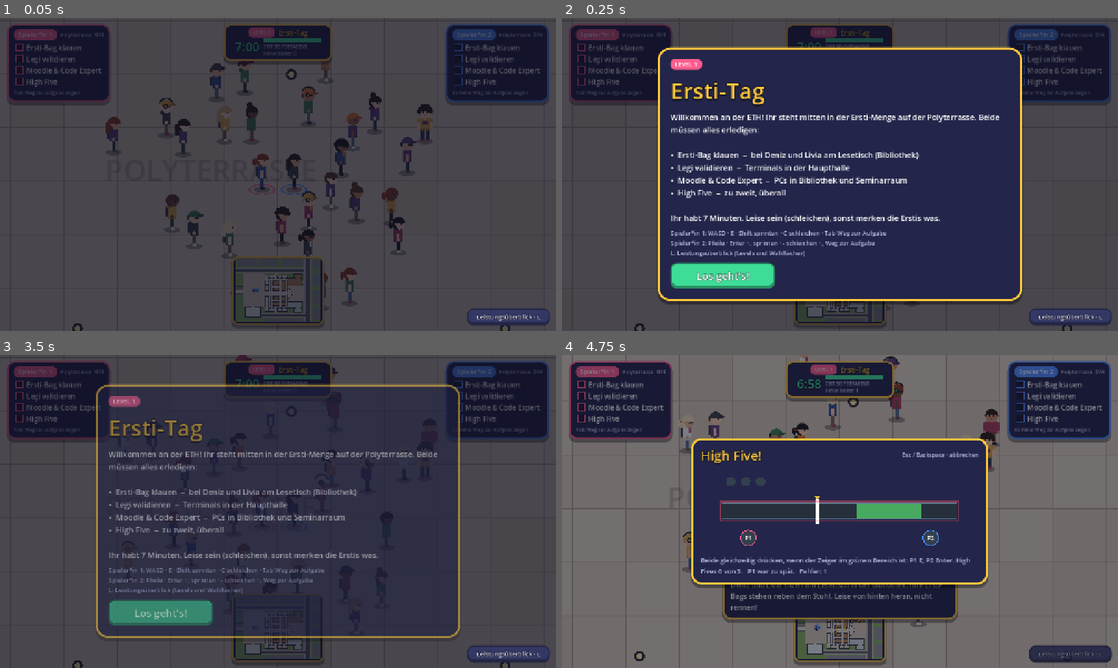
Above: before the commit, frames 1-4 (two rows, left to right).
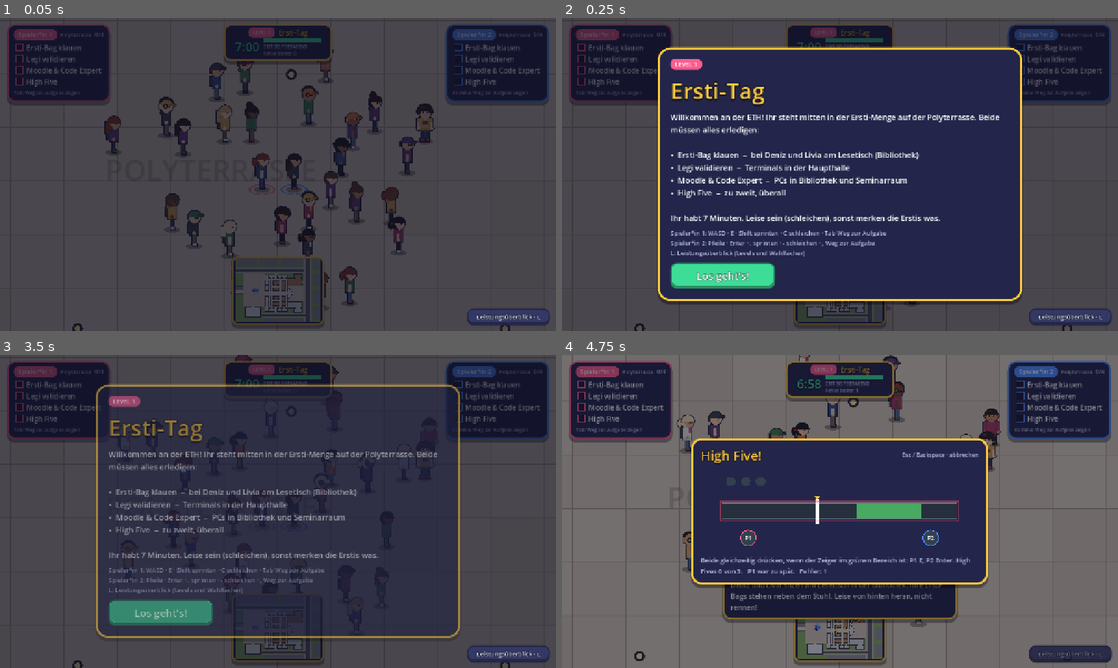
Above: after the commit, the same moments.

Repository: fzehnder/viscon-game
Game: Godot game, scene res://main.tscn
Two runs of this game, one before a commit and one after it. Both use one fixed random seed, a clock stepped at 60 frames per second and the inputs below. This scene is started directly instead of the project's main scene.
Inputs (mouse positions are in pixels of both pictures, inside the frame that each line leads up to):
- Up to frame 1 (0.05 s): no input
- Up to frame 2 (0.25 s): no input
- Up to frame 3 (3.5 s): click "Los geht's!" at 0.5 s; click "Leistungsüberblick · L" at 1.25 s; click "Level 1 starten" at 2 s; tap Enter (start) at 2.75 s; move the mouse to (400, 495) at 2.77 s; hold D from 2.78 s (still down); tap Q (ability) at 2.85 s; click (400, 495) at 2.92 s; tap Space at 3.02 s
- Up to frame 4 (4.75 s): move the mouse to (728, 527) at 3.52 s; release D at 3.53 s; hold S 3.53-4.28 s; tap E (interact) at 3.6 s; tap Space at 3.77 s; move the mouse to (895, 442) at 4.27 s; hold D from 4.28 s (still down); tap Enter (start) at 4.35 s

The runs differ from the first frame. In frame 1, 1.3% of the frame differs, in the area x 18-79%, y 10-92%; in frame 2, less than 0.1%; in frame 3, less than 0.1%; in frame 4, 0.4%.

Commit message:
Figures: a dark line around them, soles, shading, round eyes that blink
The figures were flat coloured boxes that ran into each other and into
the ground. Every figure is now drawn twice: first all parts in a dark
colour and a little bigger, then the colours on top, which leaves a line
around the whole figure. Added: soles, a darker side of the body, the
edge where the arms lie, shade under the chin, cheeks, round eyes with a
glint that blink, a streak of light in the hair.

All calls and all measures stay as they were (head at y = -35, eye box,
mouth), because level 4 and others draw on top of the figure. Every part
goes through a helper that knows the two passes; see CLAUDE.md.

Co-Authored-By: Claude Opus 5.5 <noreply@anthropic.com>

Diff:
--- a/godot/scripts/character_art.gd
+++ b/godot/scripts/character_art.gd
@@ -32,30 +32,120 @@
 	return Color(String(v))
 
 
+# ------------------------------------------------------------------ drawing helpers
+# A figure is drawn twice: first every part in OUTLINE and a little bigger (_ink), then the
+# colours on top. What sticks out is a dark line around the whole figure. Parts that are see
+# through (shadows, glows) are left out of the first pass.
+const OUTLINE := Color("1b1c30")
+const GROW := 0.9                  # how far the line reaches out of the figure, in figure units
+static var _ink := false
+
+
 static func _ell(ci: CanvasItem, c: Vector2, rx: float, ry: float, color: Color) -> void:
+	if _ink and color.a < 0.9:
+		return
+	var g := GROW if _ink else 0.0
 	var pts := PackedVector2Array()
 	for i in 20:
 		var a := TAU * i / 20.0
-		pts.append(c + Vector2(cos(a) * rx, sin(a) * ry))
-	ci.draw_colored_polygon(pts, color)
+		pts.append(c + Vector2(cos(a) * (rx + g), sin(a) * (ry + g)))
+	ci.draw_colored_polygon(pts, OUTLINE if _ink else color)
 
 
 static func _cap(ci: CanvasItem, c: Vector2, r: float, a0: float, a1: float, color: Color) -> void:
 	# filled circle segment between two angles (degrees, 270 = straight up)
+	if _ink and color.a < 0.9:
+		return
 	var pts := PackedVector2Array()
 	var n := 18
 	for i in n + 1:
 		var a := deg_to_rad(lerpf(a0, a1, float(i) / n))
-		pts.append(c + Vector2(cos(a), sin(a)) * r)
+		pts.append(c + Vector2(cos(a), sin(a)) * (r + (GROW if _ink else 0.0)))
+	ci.draw_colored_polygon(pts, OUTLINE if _ink else color)
+
+
+static func _rect(ci: CanvasItem, x: float, y: float, w: float, h: float, color: Color) -> void:
+	if _ink:
+		if color.a >= 0.9:
+			ci.draw_rect(Rect2(x - GROW, y - GROW, w + GROW * 2.0, h + GROW * 2.0), OUTLINE)
+		return
+	ci.draw_rect(Rect2(x, y, w, h), color)
+
+
+static func _circ(ci: CanvasItem, c: Vector2, r: float, color: Color) -> void:
+	if _ink:
+		if color.a >= 0.9:
+			ci.draw_circle(c, r + GROW, OUTLINE)
+		return
+	ci.draw_circle(c, r, color)
+
+
+static func _line(ci: CanvasItem, a: Vector2, b: Vector2, color: Color, width: float = 1.0) -> void:
+	if _ink:
+		if color.a >= 0.9:
+			ci.draw_line(a, b, OUTLINE, width + GROW * 2.0)
+		return
+	ci.draw_line(a, b, color, width)
+
+
+static func _arc(ci: CanvasItem, c: Vector2, r: float, a0: float, a1: float, n: int, color: Color, width: float = 1.0) -> void:
+	if _ink:
+		if color.a >= 0.9:
+			ci.draw_arc(c, r, a0, a1, n, OUTLINE, width + GROW * 2.0)
+		return
+	ci.draw_arc(c, r, a0, a1, n, color, width)
+
+
+static func _poly(ci: CanvasItem, pts: PackedVector2Array, color: Color) -> void:
+	if _ink:
+		if color.a >= 0.9:
+			ci.draw_colored_polygon(pts, OUTLINE)
+			ci.draw_polyline(pts + PackedVector2Array([pts[0]]), OUTLINE, GROW * 2.0)
+		return
 	ci.draw_colored_polygon(pts, color)
 
 
-static func _rect(ci: CanvasItem, x: float, y: float, w: float, h: float, color: Color) -> void:
-	ci.draw_rect(Rect2(x, y, w, h), color)
+## A frame without filling (glasses). Always inside the figure, so it needs no line around it.
+static func _frame(ci: CanvasItem, r: Rect2, color: Color, _filled: bool, width: float) -> void:
+	if not _ink:
+		ci.draw_rect(r, color, false, width)
+
+
+## A still picture (Legi, portrait: phase 0, not moving) keeps its eyes open; everybody else
+## blinks now and then, each at their own moment.
+static func _blinking(look: Dictionary, phase: float, moving: bool) -> bool:
+	if phase == 0.0 and not moving:
+		return false
+	var off := float(hash(look.get("hair", "")) % 997) * 0.011 + float(hash(look.get("top", "")) % 991) * 0.007
+	return fposmod(Time.get_ticks_msec() / 1000.0 + off, 3.9) < 0.13
+
+
+## One eye in the box (x .. x + 1.7, hy - 0.8 .. hy + 1.6) that everything else counts on
+## (level 4 draws its own eyes over it): dark, with a glint, or a line while blinking.
+static func _eye(ci: CanvasItem, x: float, hy: float, shut: bool) -> void:
+	if _ink:
+		return
+	if shut:
+		ci.draw_rect(Rect2(x - 0.1, hy + 0.5, 1.9, 0.6), Color("1f1a17"))
+		return
+	var c := Vector2(x + 0.85, hy + 0.4)
+	ci.draw_circle(c, 1.05, Color("1f1a17"))                        # round, and still inside the box
+	ci.draw_circle(c + Vector2(-0.35, -0.4), 0.4, Color(1, 1, 1, 0.92))
 
 
 static func draw_character(ci: CanvasItem, look: Dictionary, facing: int, phase: float, moving: bool, origin: Vector2 = Vector2.ZERO, sc: float = 1.0) -> void:
 	ci.draw_set_transform(origin, 0.0, Vector2(sc, sc))
+	_ell(ci, Vector2(0, 0), 10.0, 3.6, Color(0, 0, 0, 0.32))   # shadow on the ground
+	var shut := _blinking(look, phase, moving)
+	_ink = true
+	_body(ci, look, facing, phase, moving, shut)
+	_ink = false
+	_body(ci, look, facing, phase, moving, shut)
+	ci.draw_set_transform(Vector2.ZERO, 0.0, Vector2.ONE)
+
+
+## Everything of the figure, in the pass that is set (_ink). Origin between the feet.
+static func _body(ci: CanvasItem, look: Dictionary, facing: int, phase: float, moving: bool, shut: bool) -> void:
 	var skin := col(look, "skin", "f1c9a5")
 	var hair := col(look, "hair", "3b2a1e")
 	var top := col(look, "top", "2f4f8f")
@@ -72,9 +162,6 @@
 	var hy := -35.0 - b                                    # head centre y
 	var dark := Color(0, 0, 0, 0.18)
 
-	# shadow
-	_ell(ci, Vector2(0, 0), 10.0, 3.6, Color(0, 0, 0, 0.32))
-
 	if facing == FRONT or facing == BACK:
 		var front := facing == FRONT
 		# long hair / ponytail behind the body when seen from the front
@@ -88,6 +175,10 @@
 		_rect(ci, 1.0, -14 - b, 4.2, 12.5 + b - lr, pants)
 		_rect(ci, -5.7, -3 - ll, 5.0, 3.0, shoes)
 		_rect(ci, 0.7, -3 - lr, 5.0, 3.0, shoes)
+		if not _ink:
+			_rect(ci, -5.7, -0.9 - ll, 5.0, 0.9, shoes.darkened(0.4))          # soles
+			_rect(ci, 0.7, -0.9 - lr, 5.0, 0.9, shoes.darkened(0.4))
+			_rect(ci, -1.0, -14 - b, 1.0, 11.0, pants.darkened(0.16))          # between the legs
 		# coat skirt
 		if style == "labcoat":
 			_rect(ci, -7.6, -15 - b, 15.2, 8.5, top)
@@ -98,9 +189,11 @@
 			_ell(ci, Vector2(0, -28.5 - b), 7.5, 3.0, top.darkened(0.2))
 		# torso
 		_rect(ci, -7.0, -28 - b, 14.0, 15.0, top)
-		ci.draw_circle(Vector2(-5.5, -25.5 - b), 3.0, top)
-		ci.draw_circle(Vector2(5.5, -25.5 - b), 3.0, top)
+		_circ(ci, Vector2(-5.5, -25.5 - b), 3.0, top)
+		_circ(ci, Vector2(5.5, -25.5 - b), 3.0, top)
 		_rect(ci, -7.0, -16 - b, 14.0, 3.0, top.darkened(0.12))
+		if not _ink:
+			_rect(ci, 3.8, -27.5 - b, 3.2, 11.5, top.darkened(0.07))           # the side away from the light
 		if front:
 			match style:
 				"overall":
@@ -111,20 +204,20 @@
 					_rect(ci, -2.0, -22 - b, 4.0, 3.0, top.darkened(0.15))
 				"hoodie":
 					_rect(ci, -4.5, -20 - b, 9.0, 4.0, top.darkened(0.15))
-					ci.draw_line(Vector2(-1.5, -28 - b), Vector2(-1.5, -23 - b), accent, 0.9)
-					ci.draw_line(Vector2(1.5, -28 - b), Vector2(1.5, -23 - b), accent, 0.9)
+					_line(ci, Vector2(-1.5, -28 - b), Vector2(-1.5, -23 - b), accent, 0.9)
+					_line(ci, Vector2(1.5, -28 - b), Vector2(1.5, -23 - b), accent, 0.9)
 				"labcoat":
-					ci.draw_colored_polygon(PackedVector2Array([Vector2(-3, -28 - b), Vector2(3, -28 - b), Vector2(0, -22 - b)]), accent)
+					_poly(ci, PackedVector2Array([Vector2(-3, -28 - b), Vector2(3, -28 - b), Vector2(0, -22 - b)]), accent)
 					_rect(ci, -0.5, -22 - b, 1.0, 9.0, top.darkened(0.2))
 					_rect(ci, 3.0, -21 - b, 3.0, 2.0, top.darkened(0.12))
 				"jacket":
 					_rect(ci, -2.0, -28 - b, 4.0, 13.0, accent)
-					ci.draw_colored_polygon(PackedVector2Array([Vector2(-2, -28 - b), Vector2(-4.5, -28 - b), Vector2(-1, -21 - b)]), top.darkened(0.2))
-					ci.draw_colored_polygon(PackedVector2Array([Vector2(2, -28 - b), Vector2(4.5, -28 - b), Vector2(1, -21 - b)]), top.darkened(0.2))
+					_poly(ci, PackedVector2Array([Vector2(-2, -28 - b), Vector2(-4.5, -28 - b), Vector2(-1, -21 - b)]), top.darkened(0.2))
+					_poly(ci, PackedVector2Array([Vector2(2, -28 - b), Vector2(4.5, -28 - b), Vector2(1, -21 - b)]), top.darkened(0.2))
 				"sweater":
 					_rect(ci, -3.0, -28 - b, 6.0, 1.5, accent)
 				_:
-					ci.draw_circle(Vector2(0, -27.5 - b), 2.2, skin.darkened(0.05))
+					_circ(ci, Vector2(0, -27.5 - b), 2.2, skin.darkened(0.05))
 					_rect(ci, -3.5, -24 - b, 7.0, 4.0, accent)
 		else:
 			if style == "hoodie":
@@ -134,8 +227,8 @@
 			_rect(ci, -6.5, -15 - b, 3.0, 3.5, Color("8a6340"))
 			_rect(ci, 3.5, -15 - b, 3.0, 3.5, Color("8a6340"))
 		if "lanyard" in acc and front:
-			ci.draw_line(Vector2(-2.5, -28 - b), Vector2(0, -21 - b), accent, 0.8)
-			ci.draw_line(Vector2(2.5, -28 - b), Vector2(0, -21 - b), accent, 0.8)
+			_line(ci, Vector2(-2.5, -28 - b), Vector2(0, -21 - b), accent, 0.8)
+			_line(ci, Vector2(2.5, -28 - b), Vector2(0, -21 - b), accent, 0.8)
 			_rect(ci, -1.8, -21 - b, 3.6, 4.5, Color("f3efe2"))
 		if "backpack" in acc:
 			if front:
@@ -148,14 +241,14 @@
 			# green drawstring bag from the Ersti-Tag, worn on the back
 			var cord := Color("f3efe2")
 			if front:
-				ci.draw_line(Vector2(-4.5, -28 - b), Vector2(-6.8, -17 - b), cord, 1.1)
-				ci.draw_line(Vector2(4.5, -28 - b), Vector2(6.8, -17 - b), cord, 1.1)
+				_line(ci, Vector2(-4.5, -28 - b), Vector2(-6.8, -17 - b), cord, 1.1)
+				_line(ci, Vector2(4.5, -28 - b), Vector2(6.8, -17 - b), cord, 1.1)
 			else:
 				var bag := Color("2f9e5b")
 				_rect(ci, -7.0, -30 - b, 14.0, 13.5, bag)
 				_ell(ci, Vector2(0, -16.5 - b), 7.0, 2.4, bag)
 				_rect(ci, -7.0, -30 - b, 14.0, 1.6, bag.darkened(0.25))
-				ci.draw_line(Vector2(-7.0, -29.2 - b), Vector2(7.0, -29.2 - b), cord, 1.1)
+				_line(ci, Vector2(-7.0, -29.2 - b), Vector2(7.0, -29.2 - b), cord, 1.1)
 				_rect(ci, -2.6, -25.5 - b, 5.2, 4.2, cord)
 				_rect(ci, -1.6, -24.6 - b, 3.2, 1.0, bag)
 		# arms
@@ -166,14 +259,17 @@
 		if style == "tshirt":
 			_rect(ci, -9.8, -27 - b - al, 3.6, 4.0, top)
 			_rect(ci, 6.2, -27 - b + al, 3.6, 4.0, top)
-		ci.draw_circle(Vector2(-8.0, -15.5 - b - al), 2.1, skin)
-		ci.draw_circle(Vector2(8.0, -15.5 - b + al), 2.1, skin)
+		_circ(ci, Vector2(-8.0, -15.5 - b - al), 2.1, skin)
+		_circ(ci, Vector2(8.0, -15.5 - b + al), 2.1, skin)
+		if not _ink:
+			_rect(ci, -6.5, -26 - b - al, 0.6, 9.0, sleeve.darkened(0.2))      # where the arms lie on the body
+			_rect(ci, 5.9, -26 - b + al, 0.6, 9.0, sleeve.darkened(0.2))
 		if "laptop" in acc and front:
 			_rect(ci, 6.5, -24 - b + al, 6.5, 9.0, Color("8a939b"))
 			_rect(ci, 7.2, -23.3 - b + al, 5.1, 7.6, Color("b9c3c9"))
 		if "flashlight" in acc:
 			_rect(ci, 7.0, -17 - b + al, 2.0, 5.0, Color("2b2f35"))
-			ci.draw_circle(Vector2(8.0, -11.8 - b + al), 1.4, Color(1, 0.95, 0.7))
+			_circ(ci, Vector2(8.0, -11.8 - b + al), 1.4, Color(1, 0.95, 0.7))
 		if "loot" in acc:
 			# a stolen backpack, carried by its handle
 			var lc := col(look, "loot_col", "b5523a")
@@ -189,32 +285,36 @@
 				_rect(ci, 7.5, -19.5 - b, 3.0, 2.2, Color("c98a4b"))
 		# head
 		_rect(ci, -2.0, -30 - b, 4.0, 3.0, skin.darkened(0.08))
-		ci.draw_circle(Vector2(0, hy), 7.5, skin)
+		_circ(ci, Vector2(0, hy), 7.5, skin)
 		if front:
-			ci.draw_circle(Vector2(-7.4, hy + 0.5), 1.5, skin.darkened(0.06))
-			ci.draw_circle(Vector2(7.4, hy + 0.5), 1.5, skin.darkened(0.06))
+			_circ(ci, Vector2(-7.4, hy + 0.5), 1.5, skin.darkened(0.06))
+			_circ(ci, Vector2(7.4, hy + 0.5), 1.5, skin.darkened(0.06))
+			if not _ink:
+				_cap(ci, Vector2(0, hy), 7.5, 28, 152, skin.darkened(0.06))                       # shade under the chin
+				_circ(ci, Vector2(-4.9, hy + 2.7), 1.5, skin.lerp(Color("e2705c"), 0.26))    # cheeks
+				_circ(ci, Vector2(4.9, hy + 2.7), 1.5, skin.lerp(Color("e2705c"), 0.26))
 			if "beard" in acc:
 				_cap(ci, Vector2(0, hy), 7.6, 10, 170, hair)
 				_rect(ci, -2.2, hy + 3.0, 4.4, 1.2, skin.darkened(0.25))
-			_rect(ci, -3.3, hy - 0.8, 1.7, 2.4, Color("1f1a17"))
-			_rect(ci, 1.6, hy - 0.8, 1.7, 2.4, Color("1f1a17"))
+			_eye(ci, -3.3, hy, shut)
+			_eye(ci, 1.6, hy, shut)
 			if not "beard" in acc:
 				_rect(ci, -1.2, hy + 3.4, 2.4, 0.9, skin.darkened(0.3))
 			if "glasses" in acc:
 				var gc := Color("22262b")
-				ci.draw_rect(Rect2(-4.6, hy - 1.9, 4.0, 3.6), gc, false, 0.8)
-				ci.draw_rect(Rect2(0.6, hy - 1.9, 4.0, 3.6), gc, false, 0.8)
-				ci.draw_line(Vector2(-0.6, hy - 0.5), Vector2(0.6, hy - 0.5), gc, 0.8)
+				_frame(ci, Rect2(-4.6, hy - 1.9, 4.0, 3.6), gc, false, 0.8)
+				_frame(ci, Rect2(0.6, hy - 1.9, 4.0, 3.6), gc, false, 0.8)
+				_line(ci, Vector2(-0.6, hy - 0.5), Vector2(0.6, hy - 0.5), gc, 0.8)
 		# hair
 		_draw_hair_fb(ci, hstyle, hair, accent, hy, front)
 		# head accessories
 		if "goggles" in acc:
 			_rect(ci, -7.8, hy - 5.5, 15.6, 2.2, Color("2b2f35"))
 			if front:
-				ci.draw_circle(Vector2(-3.0, hy - 4.5), 2.5, Color("7fc8e8"))
-				ci.draw_circle(Vector2(3.0, hy - 4.5), 2.5, Color("7fc8e8"))
+				_circ(ci, Vector2(-3.0, hy - 4.5), 2.5, Color("7fc8e8"))
+				_circ(ci, Vector2(3.0, hy - 4.5), 2.5, Color("7fc8e8"))
 		if "headphones" in acc:
-			ci.draw_arc(Vector2(0, hy - 1), 8.6, deg_to_rad(195), deg_to_rad(345), 14, Color("22262b"), 1.8)
+			_arc(ci, Vector2(0, hy - 1), 8.6, deg_to_rad(195), deg_to_rad(345), 14, Color("22262b"), 1.8)
 			_rect(ci, -9.6, hy - 2.5, 3.0, 5.0, Color("22262b"))
 			_rect(ci, 6.6, hy - 2.5, 3.0, 5.0, Color("22262b"))
 			_rect(ci, -9.0, hy - 1.5, 1.6, 3.0, accent)
@@ -232,6 +332,8 @@
 			_rect(ci, -5.5, -15 - b, 11.0, 8.5, top)
 		_rect(ci, -2.0 + d, -14 - b, 4.2, 12.5 + b, pants)
 		_rect(ci, -2.0 + d + (0.5 if k > 0 else -2.5), -3, 4.8, 3.0, shoes)
+		if not _ink:
+			_rect(ci, -2.0 + d + (0.5 if k > 0 else -2.5), -0.9, 4.8, 0.9, shoes.darkened(0.4))
 		if style == "labcoat":
 			_rect(ci, -5.5, -15 - b, 11.0, 8.5, top)
 		# backpack
@@ -258,12 +360,12 @@
 		_rect(ci, -1.8 + d * 0.8, -27 - b, 3.6, 11.0, sleeve)
 		if style == "tshirt":
 			_rect(ci, -1.8 + d * 0.8, -27 - b, 3.6, 4.0, top)
-		ci.draw_circle(Vector2(d * 0.8, -15.5 - b), 2.1, skin)
+		_circ(ci, Vector2(d * 0.8, -15.5 - b), 2.1, skin)
 		if "laptop" in acc:
 			_rect(ci, -1.5 + d * 0.8 + k * 1.0, -24 - b, 3.0, 9.5, Color("8a939b"))
 		if "flashlight" in acc:
 			_rect(ci, d * 0.8 + (0.0 if k > 0 else -5.0), -16.5 - b, 5.0, 2.0, Color("2b2f35"))
-			ci.draw_circle(Vector2(d * 0.8 + k * 5.5, -15.5 - b), 1.4, Color(1, 0.95, 0.7))
+			_circ(ci, Vector2(d * 0.8 + k * 5.5, -15.5 - b), 1.4, Color(1, 0.95, 0.7))
 		if "loot" in acc:
 			var lc2 := col(look, "loot_col", "b5523a")
 			_rect(ci, d * 0.8 - 3.8, -15.0 - b, 7.5, 9.5, lc2)
@@ -273,23 +375,24 @@
 			_tray(ci, Vector2(k * 8.5, -18.5 - b), 11.0)
 		# head
 		_rect(ci, -2.0, -30 - b, 4.0, 3.0, skin.darkened(0.08))
-		ci.draw_circle(Vector2(k * 0.6, hy), 7.3, skin)
-		ci.draw_circle(Vector2(k * 6.8, hy + 1.0), 1.3, skin)
+		_circ(ci, Vector2(k * 0.6, hy), 7.3, skin)
+		_circ(ci, Vector2(k * 6.8, hy + 1.0), 1.3, skin)
 		if "beard" in acc:
 			_cap(ci, Vector2(k * 0.6, hy), 7.4, 20 if k > 0 else 70, 110 if k > 0 else 160, hair)
-		_rect(ci, k * 3.6 - 0.8, hy - 0.8, 1.7, 2.4, Color("1f1a17"))
+		_eye(ci, k * 3.6 - 0.8, hy, shut)
+		if not _ink:
+			_circ(ci, Vector2(k * 2.2, hy + 2.8), 1.4, skin.lerp(Color("e2705c"), 0.26))
 		if "glasses" in acc:
-			ci.draw_rect(Rect2(k * 3.6 - 2.2, hy - 1.9, 4.4, 3.6), Color("22262b"), false, 0.8)
-			ci.draw_line(Vector2(k * 1.4, hy - 0.5), Vector2(-k * 1.5, hy - 1.0), Color("22262b"), 0.8)
+			_frame(ci, Rect2(k * 3.6 - 2.2, hy - 1.9, 4.4, 3.6), Color("22262b"), false, 0.8)
+			_line(ci, Vector2(k * 1.4, hy - 0.5), Vector2(-k * 1.5, hy - 1.0), Color("22262b"), 0.8)
 		_draw_hair_side(ci, hstyle, hair, accent, hy, k)
 		if "goggles" in acc:
 			_rect(ci, -7.0, hy - 5.5, 14.0, 2.2, Color("2b2f35"))
-			ci.draw_circle(Vector2(k * 4.5, hy - 4.5), 2.4, Color("7fc8e8"))
+			_circ(ci, Vector2(k * 4.5, hy - 4.5), 2.4, Color("7fc8e8"))
 		if "headphones" in acc:
-			ci.draw_arc(Vector2(0, hy - 1), 8.4, deg_to_rad(200), deg_to_rad(340), 14, Color("22262b"), 1.8)
-			ci.draw_circle(Vector2(-k * 0.8, hy), 3.0, Color("22262b"))
-			ci.draw_circle(Vector2(-k * 0.8, hy), 1.6, accent)
-	ci.draw_set_transform(Vector2.ZERO, 0.0, Vector2.ONE)
+			_arc(ci, Vector2(0, hy - 1), 8.4, deg_to_rad(200), deg_to_rad(340), 14, Color("22262b"), 1.8)
+			_circ(ci, Vector2(-k * 0.8, hy), 3.0, Color("22262b"))
+			_circ(ci, Vector2(-k * 0.8, hy), 1.6, accent)
 
 
 ## Mensa tray with a plate and a glass, centred on `c` (also used for trays standing on tables).
@@ -308,20 +411,20 @@
 			"glatze":
 				_cap(ci, c, 7.6, 20, 160, hair)
 			"cap":
-				ci.draw_circle(c, 7.8, hair)
+				_circ(ci, c, 7.8, hair)
 				_cap(ci, c, 8.2, 180, 360, accent)
 			_:
-				ci.draw_circle(c, 7.9, hair)
+				_circ(ci, c, 7.9, hair)
 		match hstyle:
 			"zopf":
 				_ell(ci, Vector2(0, hy + 7.5), 2.6, 4.5, hair)
 				_rect(ci, -1.5, hy + 3.0, 3.0, 2.0, Color("c0392b"))
 			"dutt":
-				ci.draw_circle(Vector2(0, hy - 8.5), 3.6, hair)
+				_circ(ci, Vector2(0, hy - 8.5), 3.6, hair)
 			"locken":
 				for i in 7:
 					var a := deg_to_rad(180 + i * 30)
-					ci.draw_circle(c + Vector2(cos(a), sin(a)) * 7.2, 2.8, hair)
+					_circ(ci, c + Vector2(cos(a), sin(a)) * 7.2, 2.8, hair)
 		return
 	match hstyle:
 		"kurz":
@@ -337,12 +440,12 @@
 			_ell(ci, Vector2(-8.2, hy + 3.0), 1.8, 3.6, hair)
 		"dutt":
 			_cap(ci, c, 7.9, 185, 355, hair)
-			ci.draw_circle(Vector2(0, hy - 8.5), 3.6, hair)
+			_circ(ci, Vector2(0, hy - 8.5), 3.6, hair)
 		"locken":
 			_cap(ci, c, 7.6, 185, 355, hair)
 			for i in 7:
 				var a := deg_to_rad(185 + i * 28)
-				ci.draw_circle(c + Vector2(cos(a), sin(a)) * 7.0, 2.8, hair)
+				_circ(ci, c + Vector2(cos(a), sin(a)) * 7.0, 2.8, hair)
 		"cap":
 			_cap(ci, c, 8.3, 180, 360, accent)
 			_ell(ci, Vector2(0, hy - 2.2), 7.5, 2.0, accent.darkened(0.25))
@@ -351,7 +454,9 @@
 		"glatze":
 			_rect(ci, -7.6, hy - 1.0, 1.6, 3.0, hair)
 			_rect(ci, 6.0, hy - 1.0, 1.6, 3.0, hair)
-			ci.draw_circle(Vector2(-2.5, hy - 4.5), 1.5, Color(1, 1, 1, 0.25))
+			_circ(ci, Vector2(-2.5, hy - 4.5), 1.5, Color(1, 1, 1, 0.25))
+	if not _ink and hstyle != "glatze" and hstyle != "cap":
+		_ell(ci, Vector2(-3.0, hy - 5.7), 2.6, 0.9, hair.lightened(0.18))     # a streak of light
 
 
 static func _draw_hair_side(ci: CanvasItem, hstyle: String, hair: Color, accent: Color, hy: float, k: float) -> void:
@@ -378,8 +483,8 @@
 			_ell(ci, Vector2(-k * 9.0, hy + 2.0), 2.4, 4.6, hair)
 			_rect(ci, -k * 7.8 - 1.0, hy - 1.0, 2.0, 2.0, Color("c0392b"))
 		"dutt":
-			ci.draw_circle(Vector2(-k * 2.0, hy - 8.5), 3.6, hair)
+			_circ(ci, Vector2(-k * 2.0, hy - 8.5), 3.6, hair)
 		"locken":
 			for i in 6:
 				var a := deg_to_rad(200 + i * 30) if k > 0 else deg_to_rad(-20 - i * 30 + 360)
-				ci.draw_circle(c + Vector2(cos(a), sin(a)) * 7.0, 2.8, hair)
+				_circ(ci, c + Vector2(cos(a), sin(a)) * 7.0, 2.8, hair)
Not shown, changed: CLAUDE.md
